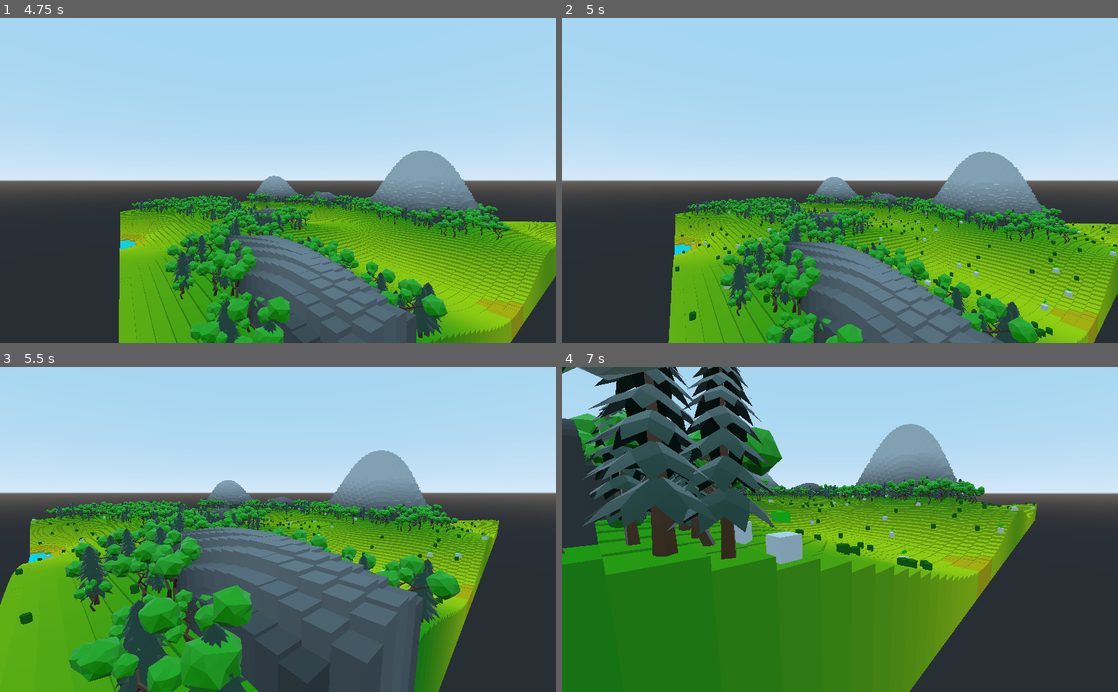
Above: before the commit, frames 1-4 (two rows, left to right).
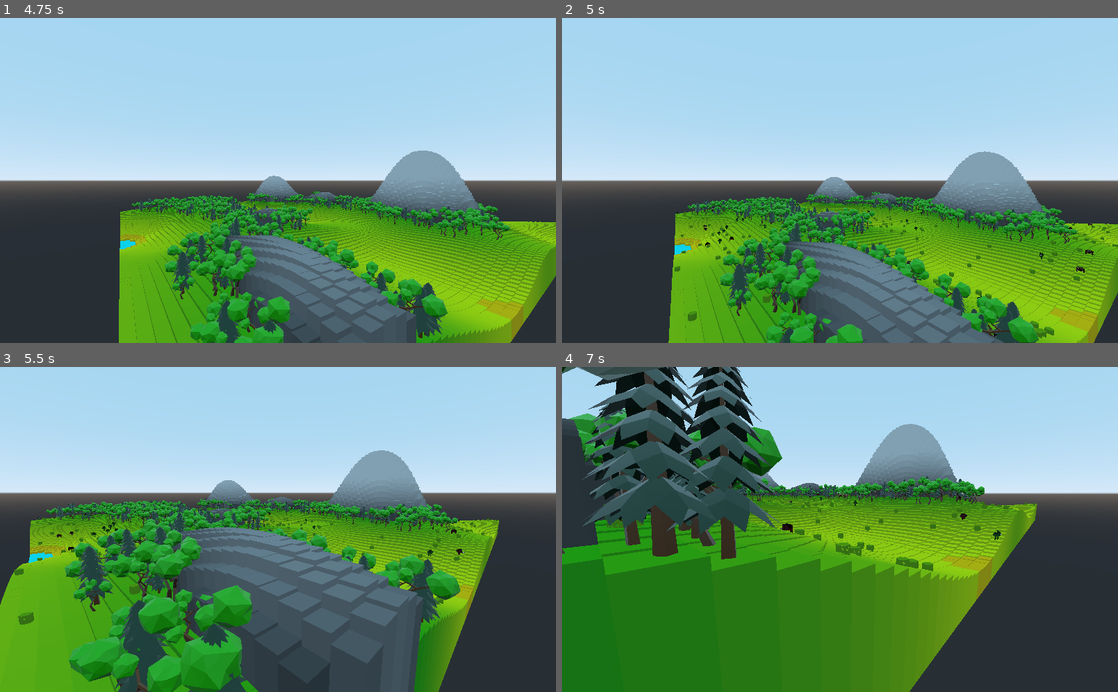
Above: after the commit, the same moments.

Repository: Di4ik3r/HowItEnds
Game: Godot game, scene res://scenes/main_menu/MainMenu.tscn
The game is run twice, just before and just after one commit, with the same random seed, the same clock (stepped at 60 frames per second) and the same inputs.
Inputs (mouse positions are in pixels of both pictures, inside the frame that each line leads up to):
- Up to frame 1 (4.75 s): tap Enter at 0.5, 2 s; move the mouse to (400, 164) at 0.52 s; hold D (move_right) 0.53-1.25 s; hold Shift (glide) 0.53-1.25 s; click (400, 164) at 0.67 s; tap Space (jump) at 0.77, 1.25, 2.75, 3.77 s; drag from (166, 196) to (250, 245) at 1.27 s; move the mouse to (333, 109) at 2.02 s; hold D (move_right) 2.03-2.75 s; hold Shift (glide) 2.03-2.75 s; drag from (250, 245) to (111, 131) at 2.77 s; move the mouse to (444, 229) at 3.52 s; hold A (move_left) 3.53-4.25 s; hold Shift (glide) 3.53-4.25 s; drag from (111, 131) to (194, 99) at 4.27 s
- Up to frame 2 (5 s): no input
- Up to frame 3 (5.5 s): move the mouse to (283, 529) at 5.02 s; hold W (move_forward) from 5.03 s (still down); hold Shift (glide) from 5.03 s (still down)
- Up to frame 4 (7 s): move the mouse to (817, 523) at 5.77 s; release W (move_forward) at 5.78 s; release Shift (glide) at 5.78 s; hold D (move_right) 5.78-6.53 s; tap Shift (glide) at 5.85 s; tap Space (jump) at 6.02, 6.77 s; move the mouse to (867, 529) at 6.52 s; hold W (move_forward) from 6.53 s (still down); hold Shift (glide) from 6.53 s (still down)

Frame 1 is identical in both runs. In frame 2, 1.0% of the frame differs, in the area x 20-100%, y 56-99%; in frame 3, 0.7%; in frame 4, 1.8%, in the area x 7-86%, y 38-63%.

Commit message:
added types and models for bot

Diff:
--- a/meshes/map/tree.tres
+++ b/meshes/map/tree.tres
@@ -3,7 +3,6 @@
 [ext_resource path="res://models/idkwtfisthis/darktree.material" type="Material" id=1]
 [ext_resource path="res://models/idkwtfisthis/tree_001.material" type="Material" id=2]
 [ext_resource path="res://models/idkwtfisthis/tree.material" type="Material" id=3]
-
 
 [resource]
 resource_name = "001"
--- a/models/bot/a/BotModelA.tscn
+++ b/models/bot/a/BotModelA.tscn
@@ -3,7 +3,7 @@
 [ext_resource path="res://models/bot/a/modelA.glb" type="PackedScene" id=1]
 [ext_resource path="res://models/bot/a/BotModelA_mesh.tres" type="ArrayMesh" id=2]
 
-[node name="modelA" instance=ExtResource( 1 )]
+[node name="BotModelA" instance=ExtResource( 1 )]
 
 [node name="modelA" parent="Armature/Skeleton" index="0"]
 mesh = ExtResource( 2 )
--- a/scenes/simulation/bot/Bot.tscn
+++ b/scenes/simulation/bot/Bot.tscn
@@ -1,6 +1,8 @@
-[gd_scene load_steps=5 format=2]
+[gd_scene load_steps=7 format=2]
 
 [ext_resource path="res://scripts/simulation/bot/Bot.gd" type="Script" id=1]
+[ext_resource path="res://models/bot/a/BotModelA.tscn" type="PackedScene" id=2]
+[ext_resource path="res://models/bot/b/BotModelB.tscn" type="PackedScene" id=3]
 
 [sub_resource type="CubeMesh" id=1]
 size = Vector3( 1, 1, 1 )
@@ -17,6 +19,7 @@
 
 [node name="MeshHolder" type="Spatial" parent="."]
 transform = Transform( 0.5, 0, 0, 0, 0.5, 0, 0, 0, 0.5, 0, 0.25, 0 )
+visible = false
 
 [node name="MeshInstance" type="MeshInstance" parent="MeshHolder"]
 mesh = SubResource( 1 )
@@ -26,3 +29,11 @@
 transform = Transform( -1, 3.25841e-07, -5.30863e-14, 0, -1.62921e-07, -1, -3.25841e-07, -1, 1.62921e-07, 0, 1.176, 0 )
 mesh = SubResource( 3 )
 material/0 = null
+
+[node name="BotModelA" parent="." instance=ExtResource( 2 )]
+transform = Transform( -6.51683e-08, 0, 0.4, 0, 0.4, 0, -0.4, 0, -6.51683e-08, 0, 0, 0 )
+visible = false
+
+[node name="BotModelB" parent="." instance=ExtResource( 3 )]
+transform = Transform( -6.51683e-08, 0, 0.4, 0, 0.4, 0, -0.4, 0, -6.51683e-08, 0, 0, 0 )
+visible = false
--- a/scenes/simulation/food/Food.tscn
+++ b/scenes/simulation/food/Food.tscn
@@ -1,10 +1,112 @@
-[gd_scene load_steps=3 format=2]
+[gd_scene load_steps=14 format=2]
 
-[sub_resource type="SpatialMaterial" id=2]
-albedo_color = Color( 0.0627451, 0.490196, 0, 1 )
+[sub_resource type="VisualShaderNodeInput" id=3]
+input_name = "uv"
 
-[sub_resource type="CylinderMesh" id=1]
-material = SubResource( 2 )
+[sub_resource type="VisualShaderNodeInput" id=4]
+input_name = "time"
+
+[sub_resource type="VisualShaderNodeScalarFunc" id=5]
+output_port_for_preview = 0
+function = 0
+
+[sub_resource type="OpenSimplexNoise" id=6]
+seed = 1
+period = 4.0
+persistence = 0.0
+lacunarity = 3.52
+
+[sub_resource type="NoiseTexture" id=7]
+seamless = true
+noise = SubResource( 6 )
+
+[sub_resource type="VisualShaderNodeTexture" id=8]
+output_port_for_preview = 0
+texture = SubResource( 7 )
+
+[sub_resource type="VisualShaderNodeScalarOp" id=9]
+output_port_for_preview = 0
+default_input_values = [ 0, 0.0, 1, 0.03 ]
+
+[sub_resource type="VisualShaderNodeScalarOp" id=10]
+default_input_values = [ 0, 0.0, 1, 2.0 ]
+operator = 3
+
+[sub_resource type="VisualShaderNodeScalarFunc" id=11]
+output_port_for_preview = 0
+function = 15
+
+[sub_resource type="VisualShaderNodeColorConstant" id=13]
+output_port_for_preview = 0
+constant = Color( 0.146973, 0.4375, 0, 1 )
+
+[sub_resource type="VisualShader" id=12]
+code = "shader_type spatial;
+uniform sampler2D tex_frg_5;
+
+
+
+void vertex() {
+// Output:0
+
+}
+
+void fragment() {
+// Color:9
+	vec3 n_out9p0 = vec3(0.146973, 0.437500, 0.000000);
+	float n_out9p1 = 1.000000;
+
+// Input:2
+	vec3 n_out2p0 = vec3(UV, 0.0);
+
+// Texture:5
+	vec4 tex_frg_5_read = texture(tex_frg_5, n_out2p0.xy);
+	vec3 n_out5p0 = tex_frg_5_read.rgb;
+	float n_out5p1 = tex_frg_5_read.a;
+
+// ScalarOp:6
+	float n_in6p1 = 0.03000;
+	float n_out6p0 = dot(n_out5p0, vec3(0.333333, 0.333333, 0.333333)) + n_in6p1;
+
+// ScalarFunc:8
+	float n_out8p0 = round(n_out6p0);
+
+// Output:0
+	ALBEDO = n_out9p0;
+	ALPHA = n_out8p0;
+
+}
+
+void light() {
+// Output:0
+
+}
+"
+graph_offset = Vector2( -160, 36.25 )
+nodes/fragment/0/position = Vector2( 600, 40 )
+nodes/fragment/2/node = SubResource( 3 )
+nodes/fragment/2/position = Vector2( -120, 80 )
+nodes/fragment/3/node = SubResource( 4 )
+nodes/fragment/3/position = Vector2( -200, 320 )
+nodes/fragment/4/node = SubResource( 5 )
+nodes/fragment/4/position = Vector2( -60, 340 )
+nodes/fragment/5/node = SubResource( 8 )
+nodes/fragment/5/position = Vector2( 20, 60 )
+nodes/fragment/6/node = SubResource( 9 )
+nodes/fragment/6/position = Vector2( 200, 140 )
+nodes/fragment/7/node = SubResource( 10 )
+nodes/fragment/7/position = Vector2( 140, 380 )
+nodes/fragment/8/node = SubResource( 11 )
+nodes/fragment/8/position = Vector2( 360, 260 )
+nodes/fragment/9/node = SubResource( 13 )
+nodes/fragment/9/position = Vector2( 360, -20 )
+nodes/fragment/connections = PoolIntArray( 3, 0, 4, 0, 2, 0, 5, 0, 5, 0, 6, 0, 4, 0, 7, 0, 6, 0, 8, 0, 8, 0, 0, 1, 9, 0, 0, 0 )
+
+[sub_resource type="ShaderMaterial" id=14]
+shader = SubResource( 12 )
+
+[sub_resource type="CylinderMesh" id=15]
+material = SubResource( 14 )
 radial_segments = 6
 
 [node name="Food" type="Spatial"]
@@ -13,6 +115,6 @@
 transform = Transform( 0.5, 0, 0, 0, 0.5, 0, 0, 0, 0.5, 0, 0.25, 0 )
 
 [node name="MeshInstance" type="MeshInstance" parent="MeshHolder"]
-transform = Transform( 0.5, 0, 0, 0, 0.5, 0, 0, 0, 0.5, 0, 0, 0 )
-mesh = SubResource( 1 )
+transform = Transform( 0.6, 0, 0, 0, 0.5, 0, 0, 0, 0.6, 0, 0, 0 )
+mesh = SubResource( 15 )
 material/0 = null
--- a/scripts/global/Variables.gd
+++ b/scripts/global/Variables.gd
@@ -51,6 +51,9 @@
 	BOT = 4,
 	IMPASSABLE = 5,
 }
+enum BotType {
+	A, B
+}
 
 const FOOD_COST = 45
 const BOT_COST = 14
--- a/scripts/simulation/bot/Bot.gd
+++ b/scripts/simulation/bot/Bot.gd
@@ -41,13 +41,17 @@
 var current_gen_increaser: int = 1
 
 var energy: int = Variables.START_ENERGY setget _set_energy
-
+var type = Variables.BotType.A setget _set_type
+
+onready var ModelA = $BotModelA
+onready var ModelB = $BotModelB
 
 
 # ~~~~~~~~~~~~~~~~~~~~~~~~~~~~~~~~~~~~~~~~~~~~~~~~~~~~~~~~~~~~~~~~~~~~~~~~~~~~~~ VIRTUAL
 func _ready() -> void:
 	_set_cardinal(Direction.W)
 	_init_genotype()
+	_set_type(type)
 
 # ~~~~~~~~~~~~~~~~~~~~~~~~~~~~~~~~~~~~~~~~~~~~~~~~~~~~~~~~~~~~~~~~~~~~~~~~~~~~~~ PUBLIC
 
@@ -56,6 +60,9 @@
 
 	var genes = Variables.Genes.values()
 	var genes_size = Variables.Genes.size()
+
+	var types = Variables.BotType.values()
+	_set_type(types[Tools.random_int_range(0, types.size() - 1)])
 
 	for i in range(0, 64):
 		var category = _get_random_category()
@@ -158,6 +165,9 @@
 	var result: Array = parent.genotype.duplicate()
 	var chance: int = randi() % 11 + 1
 	if chance <= 2:
+		var types = Variables.BotType.values()
+		type = types[Tools.random_int_range(0, types.size() - 1)]
+
 		result = mutate(result)
 	return result
 func mutate(_genotype: Array) -> Array:
@@ -170,6 +180,7 @@
 
 func last_duplicate() -> Bot:
 	var bot: Bot = load("res://scenes/simulation/bot/Bot.tscn").instance()
+	bot.type = type
 	bot.genotype = mutate_restart(genotype)
 	bot.energy = Variables.START_ENERGY
 	return bot
@@ -177,6 +188,9 @@
 	var result: Array = _genotype.duplicate()
 	var chance: int = randi() % 11 + 1
 	if chance <= 2:
+		var types = Variables.BotType.values()
+		type = types[Tools.random_int_range(0, types.size() - 1)]
+
 		result = mutate(result)
 	return result
 
@@ -316,3 +330,16 @@
 	energy = value
 	if energy <= 0:
 		_kill()
+
+
+func _set_type(value: int) -> void:
+	type = value
+
+	if ModelA:
+		ModelA.hide()
+		ModelB.hide()
+		match type:
+			Variables.BotType.A:
+				ModelA.show()
+			Variables.BotType.B:
+				ModelB.show()
